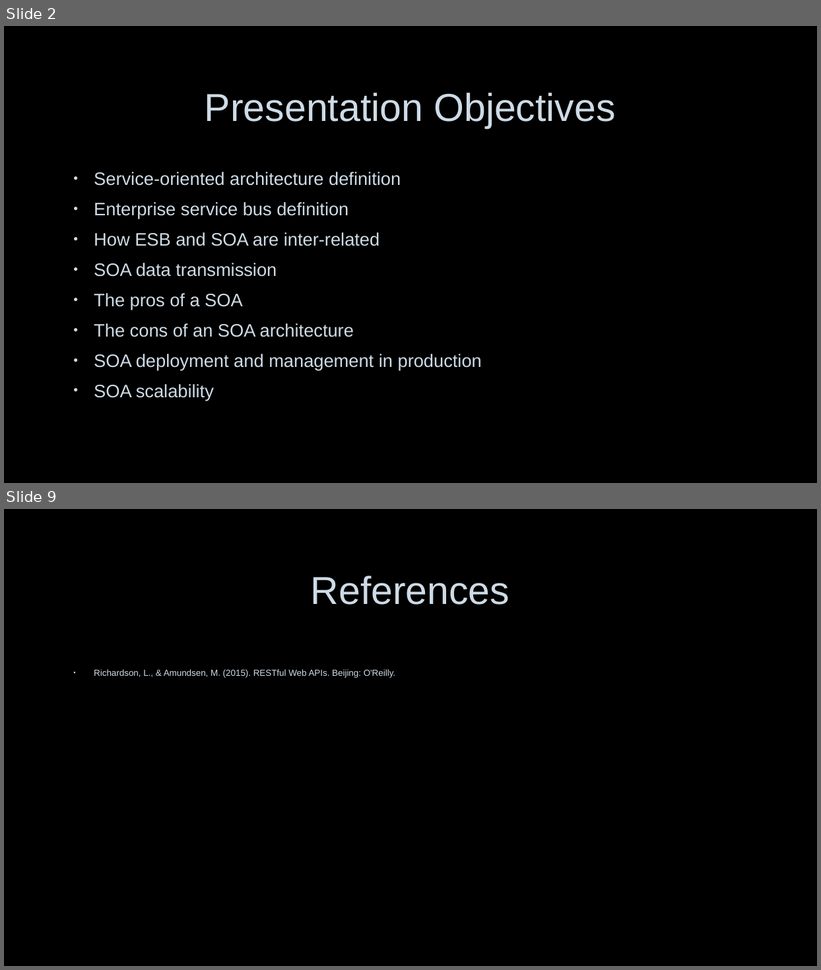
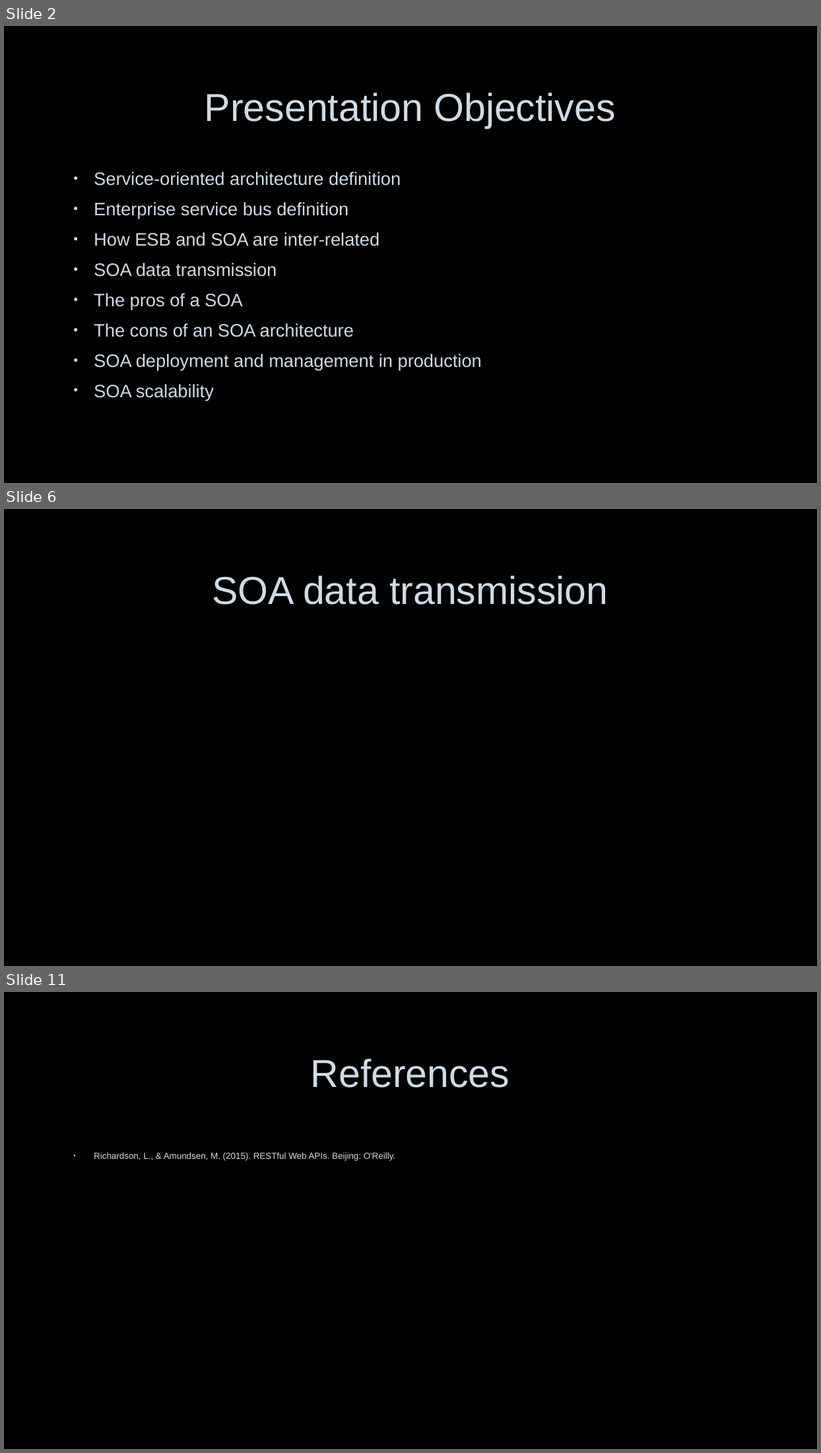
Before and after one commit to nerdommicro/WEB-420, a slide deck: week7-and-group_project/nesbitt-week7.pptx. Shown one above the other, each under a label of ours: slides 2 and 9 before the commit, slides 2, 6 and 11 after it; the slides between them are not shown. The pictures are 821x970 and 821x1453 pixels, drawn with LibreOffice and Linux fonts; fonts in the diff are those of the drawing; background and template pictures are left out. Boxes give left, top, right and bottom in pixels: in the first picture for what was removed or moved away, otherwise in the second. Text is boxed around its words. In the diff, an @@ line names an element or a change of style, - is before the commit and + after.

```diff
--- a/week7-and-group_project/nesbitt-week7.pptx
+++ b/week7-and-group_project/nesbitt-week7.pptx
@@ slide 6 added at bbox=[4, 509, 817, 966], background picture (left out) @@
@@ title added at bbox=[212, 576, 608, 605], 46 pt, text #CEDBE6 @@
+SOA data transmission
@@ what was slide 9 is now slide 11 @@
```
Also in this commit, not shown: 7 other slides added, 6 slides removed, 1 other file.
